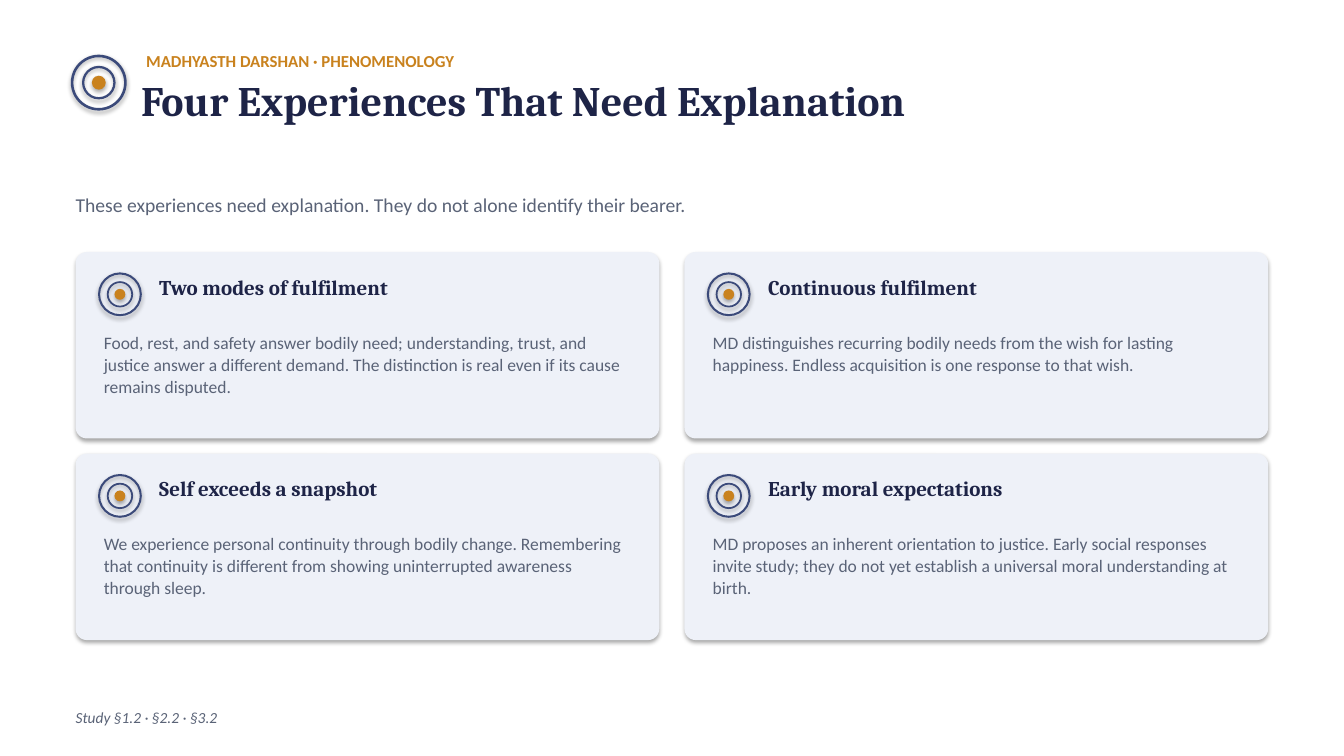
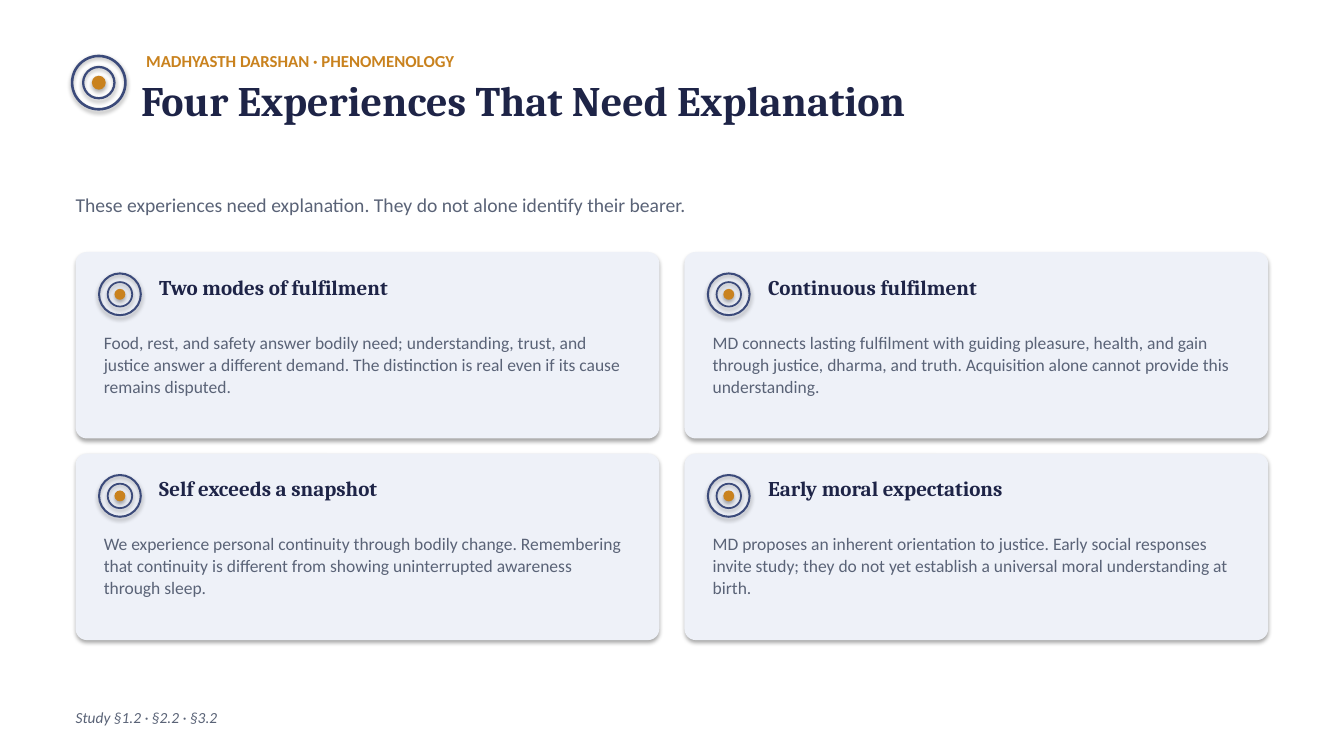
Before and after one commit to raghavamohan/AnalyticMadhyasthDarshan, a slide deck: slide 4 of Studies/Why-Humans-Are-Not-Just-Material/Why-Humans-Are-Not-Just-Material.pptx. Drawn at 1344x756 pixels with LibreOffice and Linux fonts; fonts in the diff are those of the drawing. Boxes give left, top, right and bottom in pixels: in the first picture for what was removed or moved away, otherwise in the second. Text is boxed around its words. In the diff, an @@ line names an element or a change of style, - is before the commit and + after.

Commit message:
Connect human understanding with responsible participation in coexistence

```diff
--- a/Studies/Why-Humans-Are-Not-Just-Material/Why-Humans-Are-Not-Just-Material.pptx
+++ b/Studies/Why-Humans-Are-Not-Just-Material/Why-Humans-Are-Not-Just-Material.pptx
@@ text at [713, 337, 1229, 396]: text changed @@
-MD distinguishes recurring bodily needs from the wish for lasting happiness. Endless acquisition is one response to that wish.
+MD connects lasting fulfilment with guiding pleasure, health, and gain through justice, dharma, and truth. Acquisition alone cannot provide this understanding.
```
Also in this commit, not shown: 5 other slides changed, 15 other files.
